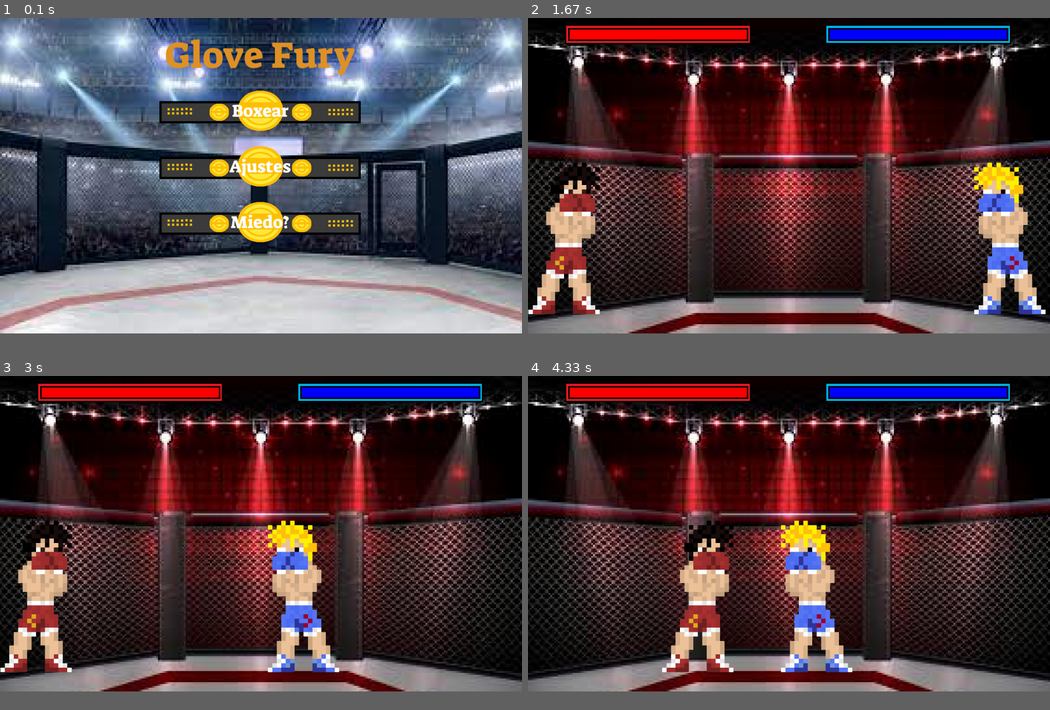
Above: before the commit, frames 1-4 (two rows, left to right).
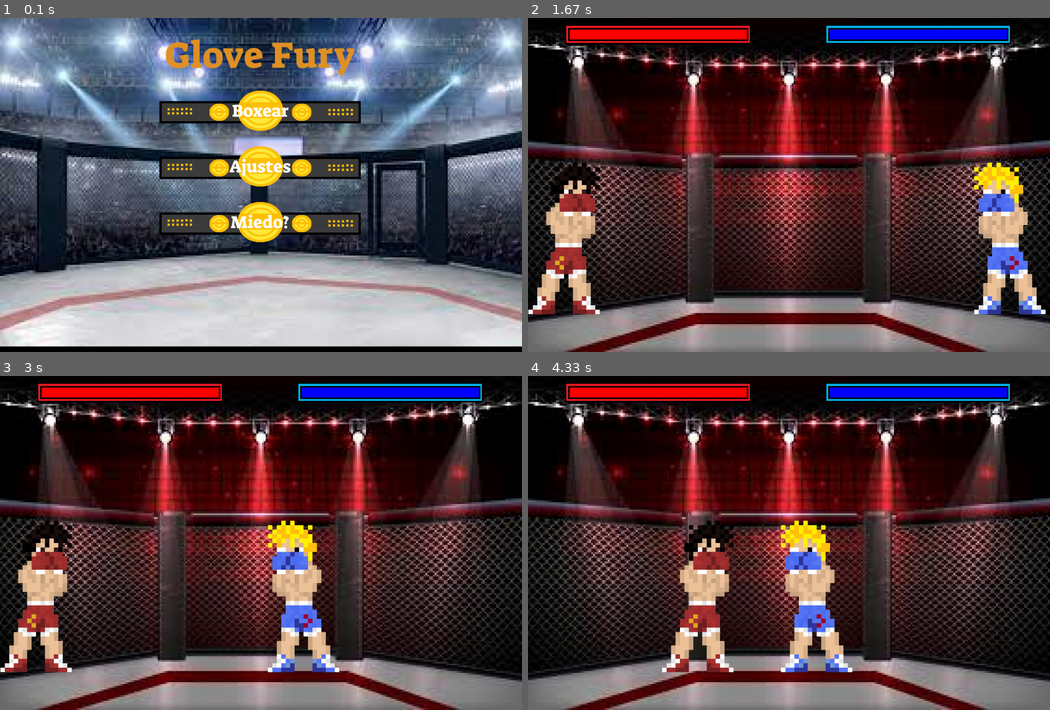
Above: after the commit, the same moments.

Repository: Tobve/Glove-Fury
Game: pygame game, started from Glove-Fury/main.py
Same seed, same stepped clock (60 frames per second), same inputs: the game is played once before the commit and once after it.
Inputs (mouse positions are in pixels of both pictures, inside the frame that each line leads up to):
- Up to frame 1 (0.1 s): no input
- Up to frame 2 (1.67 s): click "Boxear" at 0.38 s; hold Q 0.67-1.13 s; hold Right 0.67-1.13 s; move the mouse to (768, 198) at 0.7 s
- Up to frame 3 (3 s): hold P 2.17-2.7 s; hold Left 2.17-2.7 s; hold Left from 2.73 s (still down); hold A from 2.73 s (still down)
- Up to frame 4 (4.33 s): release Left at 3.27 s; release A at 3.27 s; hold Left 3.3-3.7 s; hold A 3.3-3.7 s; hold Right from 3.73 s (still down); hold D from 3.73 s (still down)
In our replay, the window is 900x544 before the commit and 900x576 after it. These sizes can differ from the game's own. Grey fills any space a smaller window leaves; there, only what the larger window draws over its background counts as a difference.

The runs differ from the first frame. In frame 1, 4.0% of the frame differs, in the area x 0-100%, y 94-99%; in frame 2, 3.8%; in frame 3, 3.8%; in frame 4, 3.8%.

Commit message:
Añadido el Cooldown

Diff:
--- a/Glove-Fury/main.py
+++ b/Glove-Fury/main.py
@@ -5,7 +5,7 @@
 pygame.init()
 
 # Definición de la pantalla y carga de imágenes
-screen = pygame.display.set_mode((1405, 850))
+screen = pygame.display.set_mode((1405, 900))
 pygame.display.set_caption("Glove Fury")
 
 OptionsBG = pygame.image.load("assets/Faceoff.png")
@@ -43,6 +43,10 @@
     Golpe_rojo = 0
     Golpe_azul = 0
 
+    #Variable de teclas para que no puedan hacer daño manteniendo
+    P_Pressed = False
+    Q_Pressed = False
+
     # Bucle principal del juego
     while True:
         for event in pygame.event.get():
@@ -82,18 +86,25 @@
             Peleador2_x = Peleador1_x + Peleador1.get_width() - 1
 
         #Detección de golpes y animaciones
-        if Tecla[pygame.K_q]:
-            # Si la posición del golpe 1 coincide con la del jugador 2, incrementa el contador de golpes del jugador 1
+        if Tecla[pygame.K_q] and not Q_Pressed:
+            Q_Pressed = True
             if Peleador1_x - 270 <= Peleador2_x <= Peleador1_x - 270 + Golpear1.get_width() -196:
                 Golpe_rojo += 1
             screen.blit(Golpear1, (Peleador1_x - 270, Peleador1_Y))
+        elif not Tecla[pygame.K_q]:
+            Q_Pressed = False
+            screen.blit(Peleador1, (Peleador1_x, Peleador1_Y))
         else:
             screen.blit(Peleador1, (Peleador1_x, Peleador1_Y))
 
-        if Tecla[pygame.K_p]:
+        if Tecla[pygame.K_p] and not P_Pressed:
+            P_Pressed = True
             if Peleador2_x + 270 >= Peleador1_x >= Peleador2_x + 270 - Golpear2.get_width() +196:
                 Golpe_azul += 1
             screen.blit(Golpear2, (Peleador2_x - 390, Peleador2_Y))
+        elif not Tecla[pygame.K_p]:
+            P_Pressed = False
+            screen.blit(Peleador2, (Peleador2_x, Peleador2_Y))
         else:
             screen.blit(Peleador2, (Peleador2_x, Peleador2_Y))
 
@@ -111,7 +122,7 @@
         longitud_barra_azul = Vida_Largo - Golpe_rojo * 15 #Parametro del daño Rojo
         longitud_barra_rojo = Vida_Largo - Golpe_azul * 15 #Parametro del daño Azul
 
-        #Dibujar las barras de vida (parte inerior)
+    #Dibujar las barras de vida (parte inerior)
         pygame.draw.rect(screen, (255, 0, 0), (Vida_RojoX, Vida_RojoY, longitud_barra_rojo, Vida_Alto))
         pygame.draw.rect(screen, (0, 0, 255), (Vida_AzulX, Vida_AzulY, longitud_barra_azul, Vida_Alto))
 
